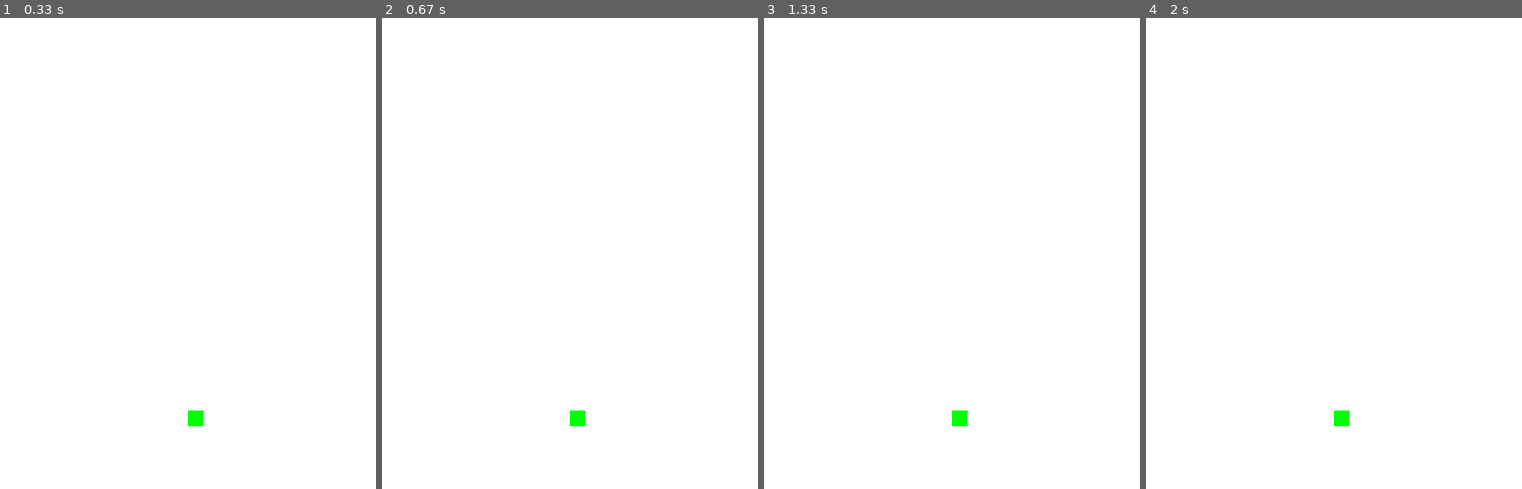
Above: before the commit, frames 1-4 (left to right).
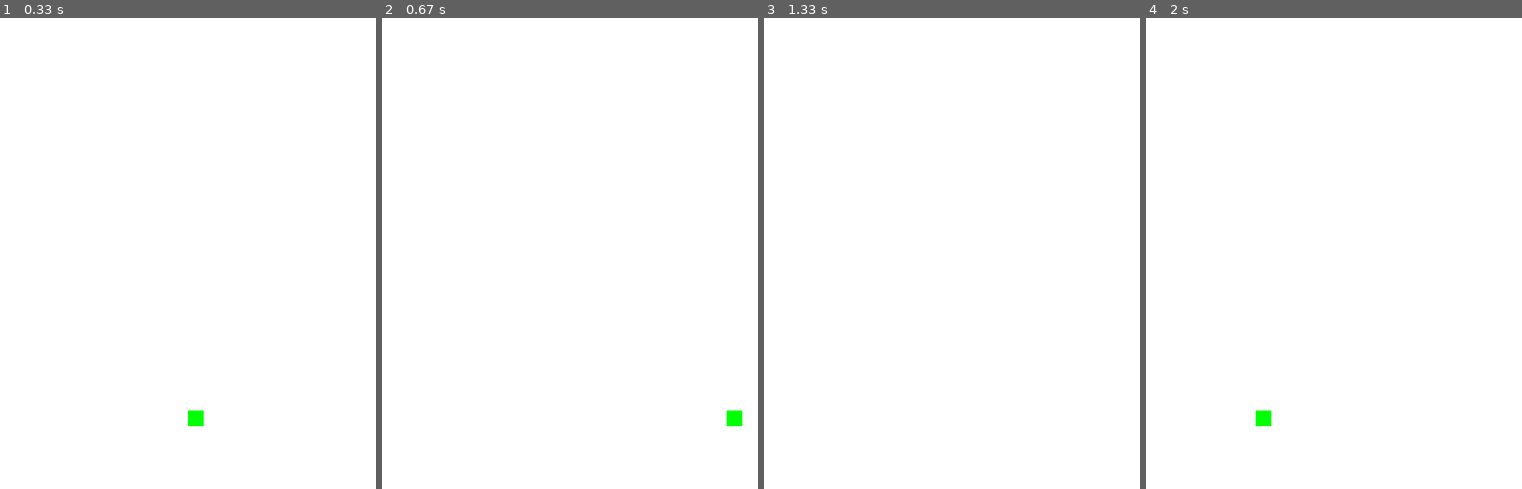
Above: after the commit, the same moments.

Repository: lucasmedeiros/pygame-minicurso
Game: pygame game, started from game_example.py
Two runs of this game, one before a commit and one after it. Both use one fixed random seed, a clock stepped at 60 frames per second and the inputs below.
Inputs:
- Up to frame 1 (0.33 s): no input
- Up to frame 2 (0.67 s): hold Right from 0.33 s (still down)
- Up to frame 3 (1.33 s): release Right at 0.8 s
- Up to frame 4 (2 s): hold Left 1.33-1.87 s; hold Left from 1.9 s (still down)

Frame 1 is identical in both runs. In frame 2, 0.3% of the frame differs, in the area x 50-96%, y 83-87%; in frame 3, 0.1%; in frame 4, 0.3%.

Commit message:
musica e movimentos

Diff:
--- a/game_example.py
+++ b/game_example.py
@@ -21,6 +21,7 @@
 
     def __init__(self):
         pygame.init()
+        pygame.mixer.init()
 
         self.screen = pygame.display.set_mode((WIDTH, HEIGHT))
         pygame.display.set_caption(GAME_NAME)
@@ -45,7 +46,17 @@
                 if key == pygame.K_ESCAPE:
                     self.running = False
 
+        self.player.set_speedx(0)
+
+        key_state = pygame.key.get_pressed()
+
+        if key_state[pygame.K_LEFT]:
+            self.player.set_speedx(-20)
+        elif key_state[pygame.K_RIGHT]:
+            self.player.set_speedx(20)
+
     def update(self):
+
         pygame.display.update()
         self.all_sprites.update()
 
@@ -65,8 +76,13 @@
             self.draw()
 
     def run(self):
-        player = Player(GREEN, ((WIDTH / 2), HEIGHT - 100))
-        self.all_sprites.add(player)
+        self.player = Player(GREEN, ((WIDTH / 2), HEIGHT - 100))
+        self.all_sprites.add(self.player)
+
+        pygame.mixer.music.load("music.mp3")
+        pygame.mixer.music.play(-1)
+        pygame.mixer.music.set_volume(0.65)
+
         self.loop()
 
 def main():
Not shown, added: music.mp3
Not shown, added: sprites.pyc
